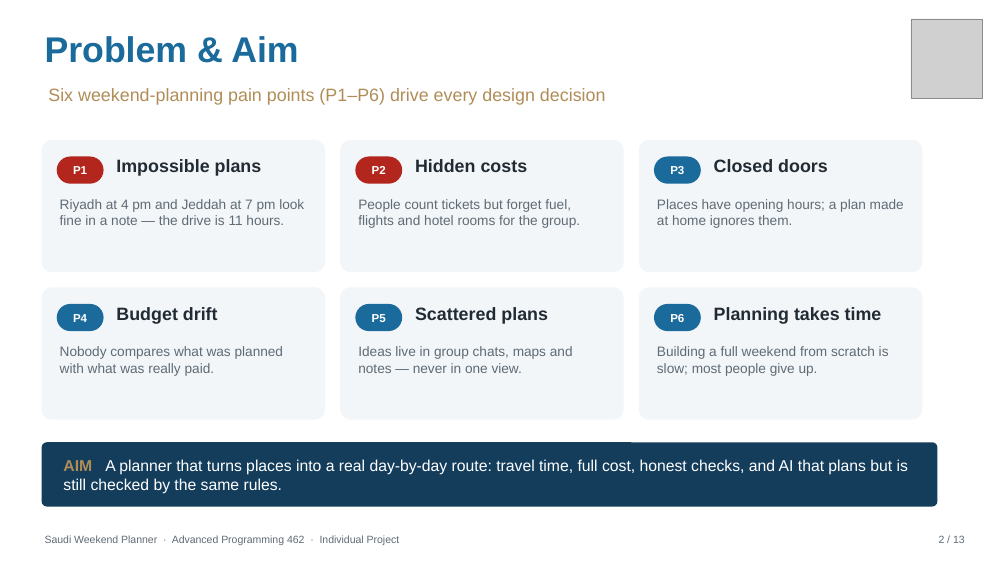
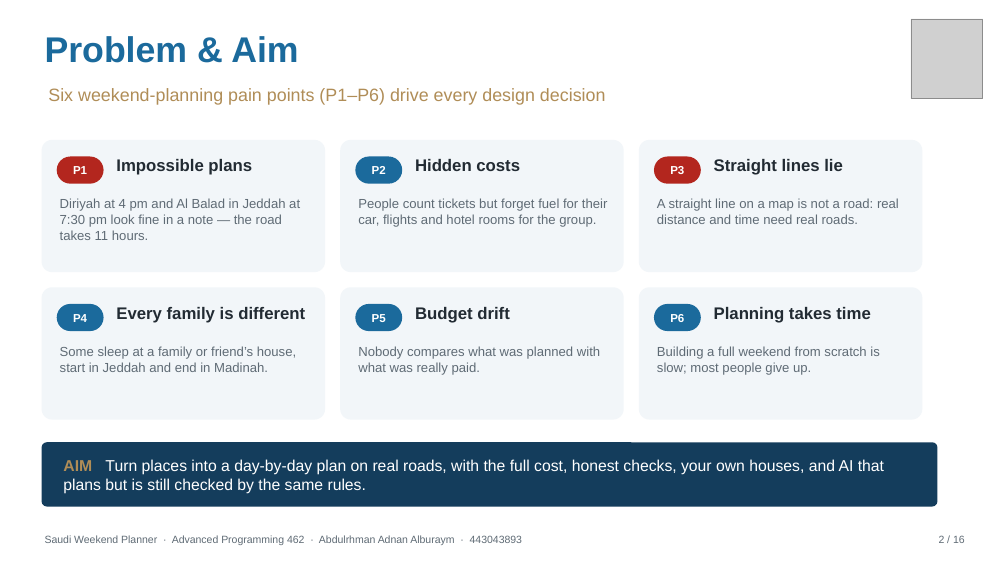
Before and after one commit to abdulrhmanalbream/saudi-weekend-plans, a slide deck: slide 2 of docs/Saudi_Weekend_Planner_Presentation.pptx. Drawn at 1008x567 pixels with LibreOffice and Linux fonts; fonts in the diff are those of the drawing; grey boxes stand for pictures. Boxes give left, top, right and bottom in pixels: in the first picture for what was removed or moved away, otherwise in the second. Text is boxed around its words. In the diff, an @@ line names an element or a change of style, - is before the commit and + after.

```diff
--- a/docs/Saudi_Weekend_Planner_Presentation.pptx
+++ b/docs/Saudi_Weekend_Planner_Presentation.pptx
@@ rounded rectangle "P2" at [355,157,402,184]: fill #B3261E to #1B6A9C @@
@@ rounded rectangle "P3" at [654,157,701,184]: fill #1B6A9C to #B3261E @@
@@ text at [714,159,843,175]: text changed; size 17 to 16 pt @@
-Closed doors
+Straight lines lie
@@ text at [60,198,300,240]: text changed; size 13 to 12.5 pt @@
-Riyadh at 4 pm and Jeddah at 7 pm look fine in a note — the drive is 11 hours.
+Diriyah at 4 pm and Al Balad in Jeddah at 7:30 pm look fine in a note — the road takes 11 hours.
@@ text at [358,198,608,227]: text changed; size 13 to 12.5 pt @@
-People count tickets but forget fuel, flights and hotel rooms for the group.
+People count tickets but forget fuel for their car, flights and hotel rooms for the group.
@@ text at [657,198,899,224]: text changed; size 13 to 12.5 pt @@
-Places have opening hours; a plan made at home ignores them.
+A straight line on a map is not a road: real distance and time need real roads.
@@ text at [116,307,305,323]: text changed; size 17 to 16 pt @@
-Budget drift
+Every family is different
@@ text at [415,307,510,323]: text changed; size 17 to 16 pt @@
-Scattered plans
+Budget drift
@@ size 17 to 16 pt in 3 elements at [116,159,252,175], [415,159,520,171], [714,307,870,323] @@
@@ text at [60,346,296,372]: text changed; size 13 to 12.5 pt @@
-Nobody compares what was planned with what was really paid.
+Some sleep at a family or friend’s house, start in Jeddah and end in Madinah.
@@ text at [358,346,600,375]: text changed; size 13 to 12.5 pt @@
-Ideas live in group chats, maps and notes — never in one view.
+Nobody compares what was planned with what was really paid.
@@ text "Building a full weekend from ..." at [657,346,879,375]: size 13 to 12.5 pt @@
@@ text at [63,459,884,494]: text changed @@
-AIM A planner that turns places into a real day-by-day route: travel time, full cost, honest checks, and AI that plans but is still checked by the same rules.
+AIM Turn places into a day-by-day plan on real roads, with the full cost, honest checks, your own houses, and AI that plans but is still checked by the same rules.
@@ text at [45,535,522,545]: text changed @@
-Saudi Weekend Planner · Advanced Programming 462 · Individual Project
+Saudi Weekend Planner · Advanced Programming 462 · Abdulrhman Adnan Alburaym · 443043893
@@ text at [939,535,965,543]: text changed @@
-2 / 13
+2 / 16
```
Also in this commit, not shown: 9 other slides changed, 6 slides added, 3 slides removed, 17 other files.
